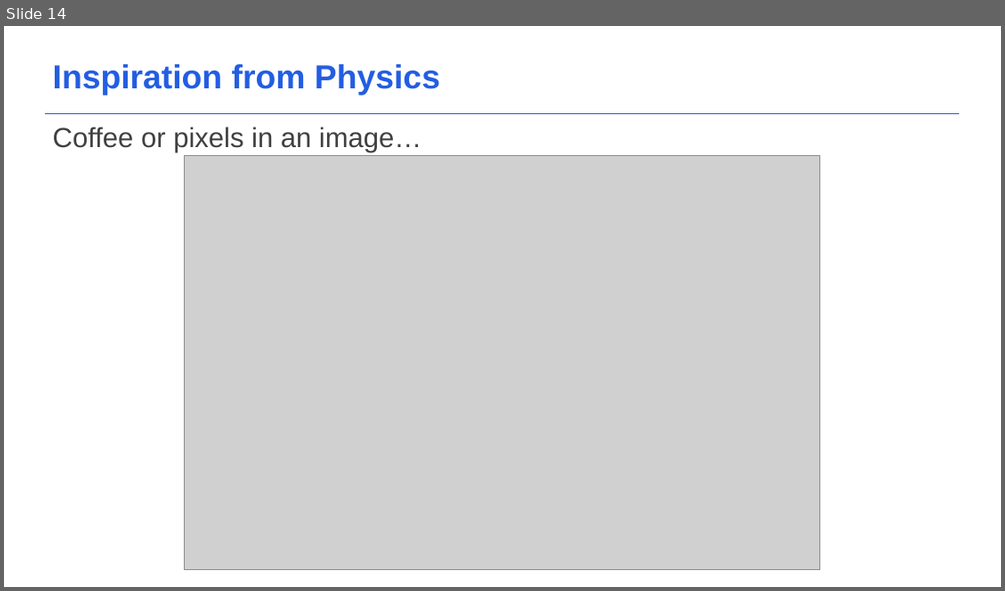
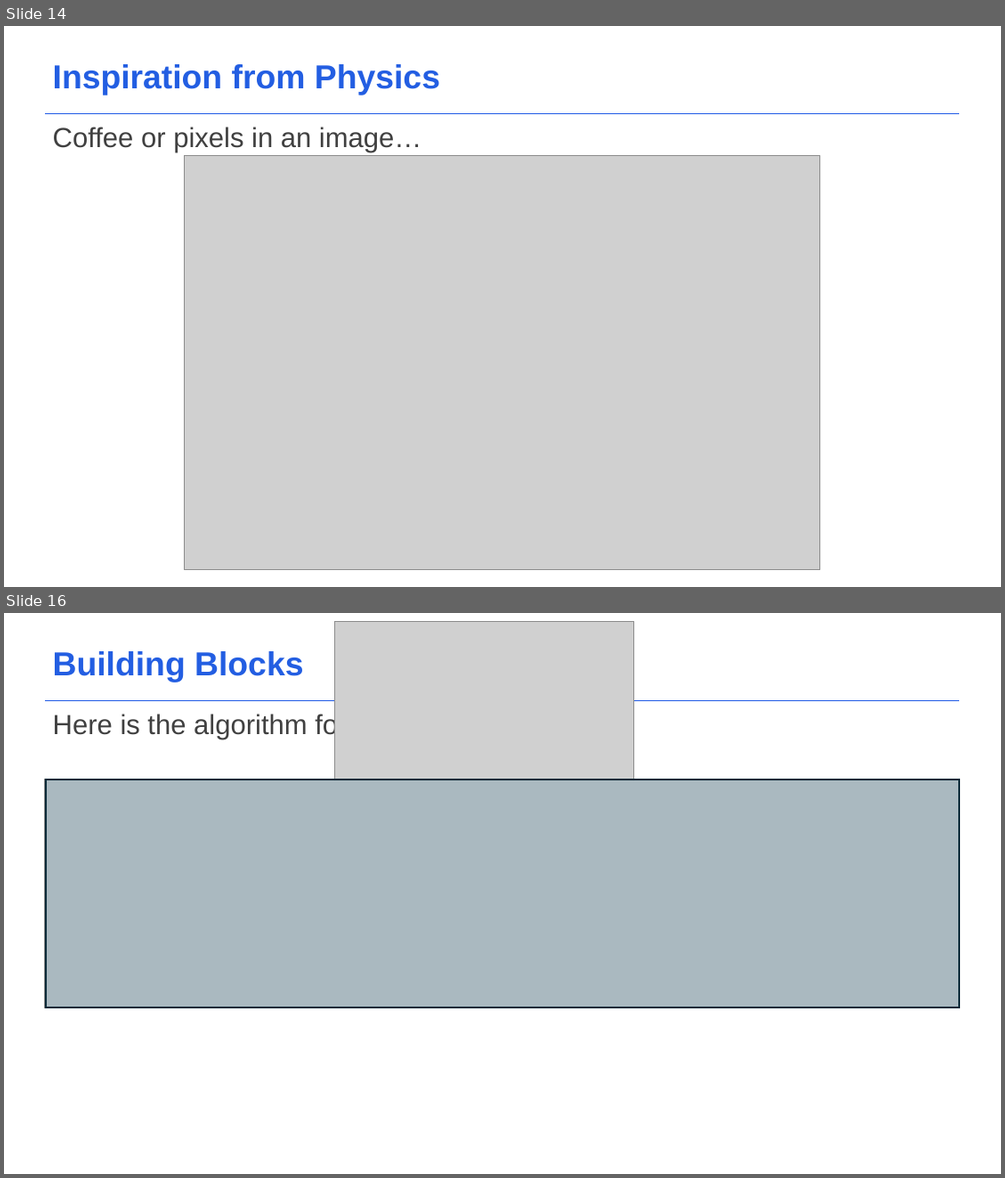
Before and after one commit to acceleratescience/diffusion-models, a slide deck: slides/2_Physics.pptx. Shown one above the other, each under a label of ours: slide 14 before the commit, slides 14 and 16 after it; the slides between them are not shown. The pictures are 1005x591 and 1005x1178 pixels, drawn with LibreOffice and Linux fonts; fonts in the diff are those of the drawing; grey boxes stand for pictures; background and template pictures are left out. Boxes give left, top, right and bottom in pixels: in the first picture for what was removed or moved away, otherwise in the second. Text is boxed around its words. In the diff, an @@ line names an element or a change of style, - is before the commit and + after.

```diff
--- a/slides/2_Physics.pptx
+++ b/slides/2_Physics.pptx
@@ slide 16 added at (4,613,1001,1174), background #FFFFFF; not listed: 1 template element that a slide beside it also shows @@
@@ picture added at (334,622,633,846) @@
@@ text added at (53,651,303,682), 32 pt, text #235EE2, bold @@
+Building Blocks
@@ text added at (53,712,347,739), 26.7 pt, text #404040 @@
+Here is the algorithm for diffusion…
@@ picture added at (44,779,959,1007) @@
@@ rectangle added at (46,779,959,1007), fill #156082 at 20% opacity, outline #092A39 1.5 pt @@
```
Also in this commit, not shown: 1 slide changed, 1 other slide added, 2 other files.
